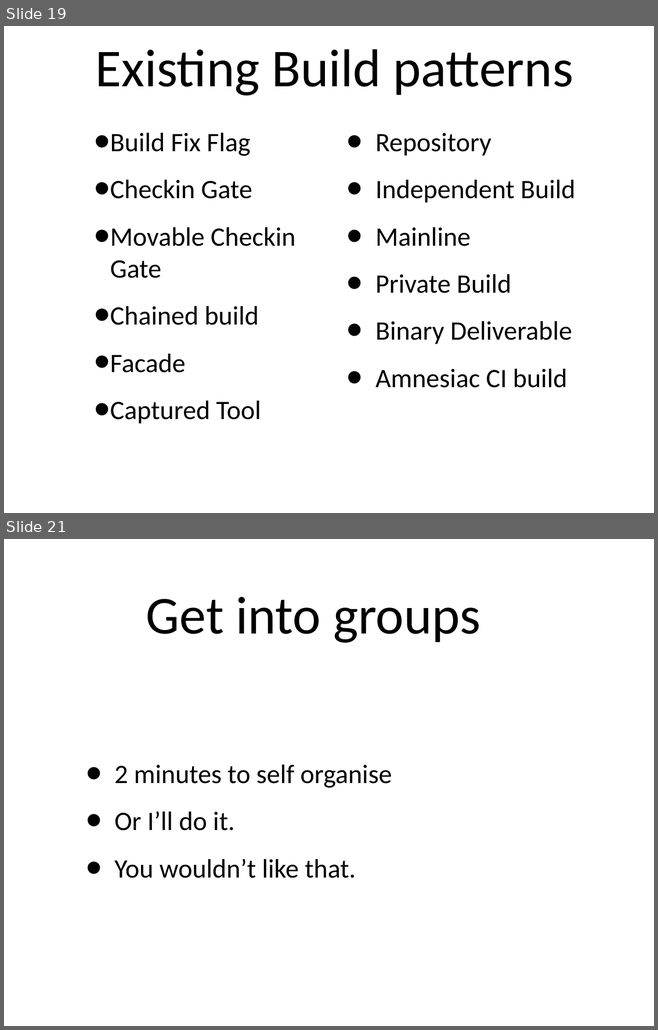
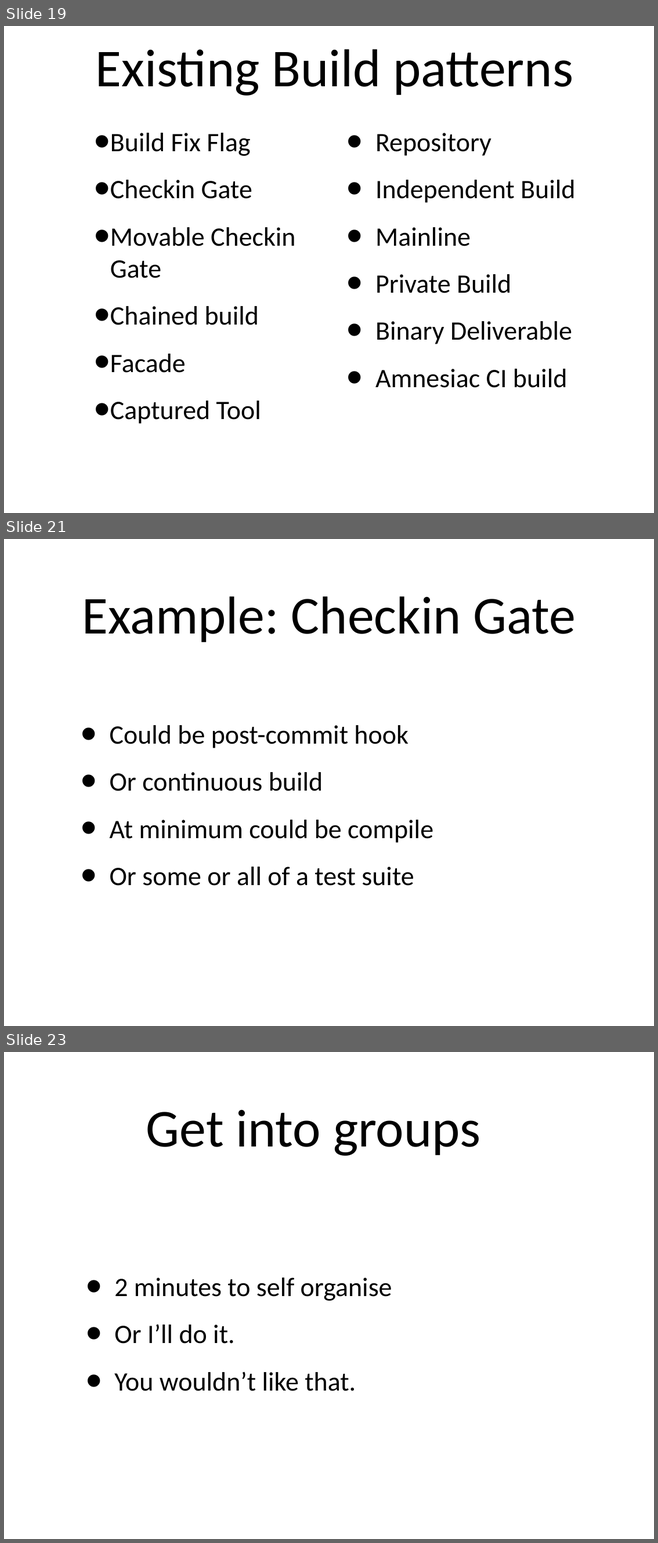
Before and after one commit to simpsonjulian/his-spa-materials, a slide deck: Presentation.odp. Shown one above the other, each under a label of ours: slides 19 and 21 before the commit, slides 19, 21 and 23 after it; the slides between them are not shown. The pictures are 658x1030 and 658x1543 pixels, drawn with LibreOffice and Linux fonts; fonts in the diff are those of the drawing. Boxes give left, top, right and bottom in pixels: in the first picture for what was removed or moved away, otherwise in the second. Text is boxed around its words. In the diff, an @@ line names an element or a change of style, - is before the commit and + after.

```diff
--- a/Presentation.odp
+++ b/Presentation.odp
@@ slide 21 added at (x1=4, y1=539, x2=654, y2=1026), background #FFFFFF @@
@@ title added at (x1=82, y1=596, x2=575, y2=642), 84 pt, text #000000 @@
+Example: Checkin Gate
@@ subtitle added at (x1=110, y1=725, x2=433, y2=886), 42 pt, text #000000 @@
+• Could be post-commit hook
+• Or continuous build
+• At minimum could be compile
+• Or some or all of a test suite
@@ what was slide 21 is now slide 23 @@
```
Also in this commit, not shown: 1 slide changed, 1 other slide added, 1 other file.
